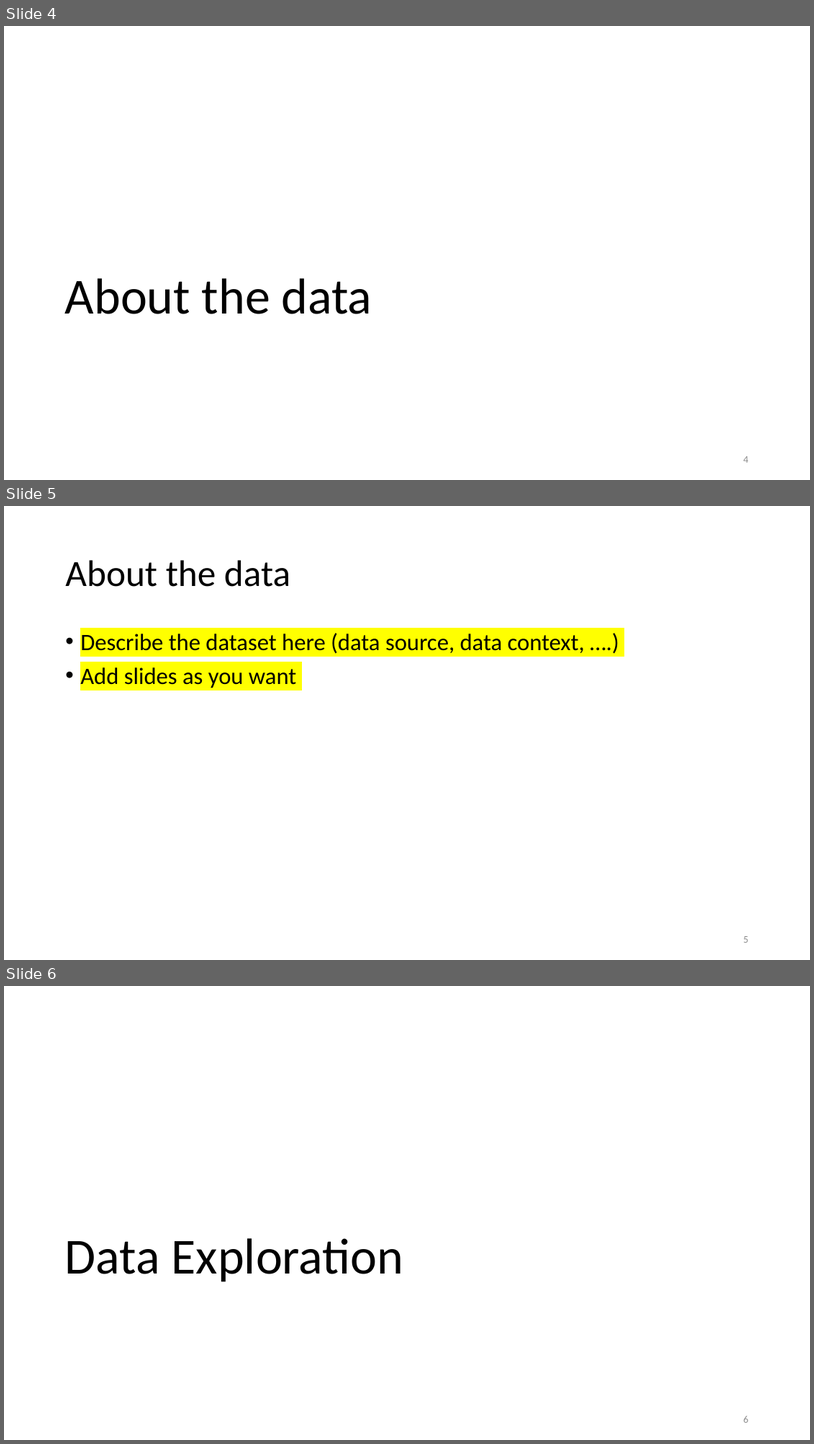
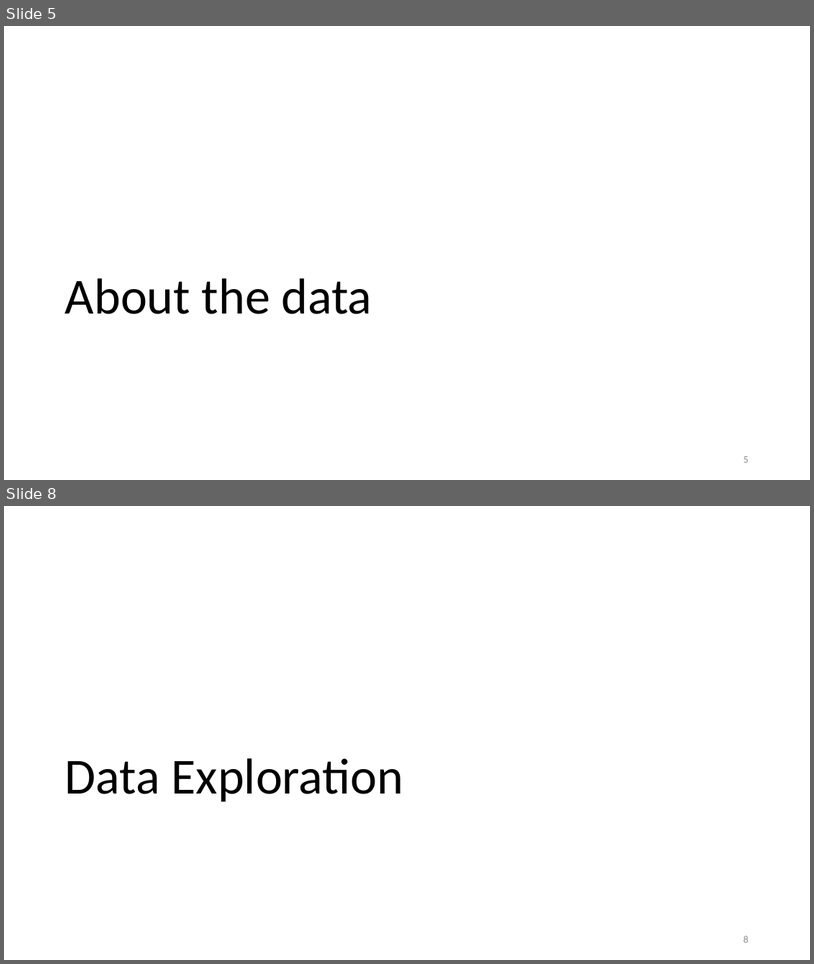
Before and after one commit to MotasemZiad/Oil-Spill-Classification, a slide deck: Presentation/Project Presentation.pptx. Shown one above the other, each under a label of ours: slides 4, 5 and 6 before the commit, slides 5 and 8 after it; the slides between them are not shown. The pictures are 814x1444 and 814x964 pixels, drawn with LibreOffice and Linux fonts; fonts in the diff are those of the drawing. Boxes give left, top, right and bottom in pixels: in the first picture for what was removed or moved away, otherwise in the second. Text is boxed around its words. In the diff, an @@ line names an element or a change of style, - is before the commit and + after.

```diff
--- a/Presentation/Project Presentation.pptx
+++ b/Presentation/Project Presentation.pptx
@@ slide 5 removed at [4,506,810,960], background #FFFFFF @@
@@ title removed at [65,560,291,587] @@
-About the data
@@ text removed at [80,633,585,688] @@
-• Describe the dataset here (data source, data context, ….)
-• Add slides as you want
@@ page number removed at [743,936,748,942] @@
-5
@@ what was slide 4 is now slide 5 @@
@@ page number at [743,456,748,462]: text changed @@
-4
+5
@@ what was slide 6 is now slide 8 @@
```
Also in this commit, not shown: 2 slides changed, 21 slides added, 5 other slides removed, 7 other files.
